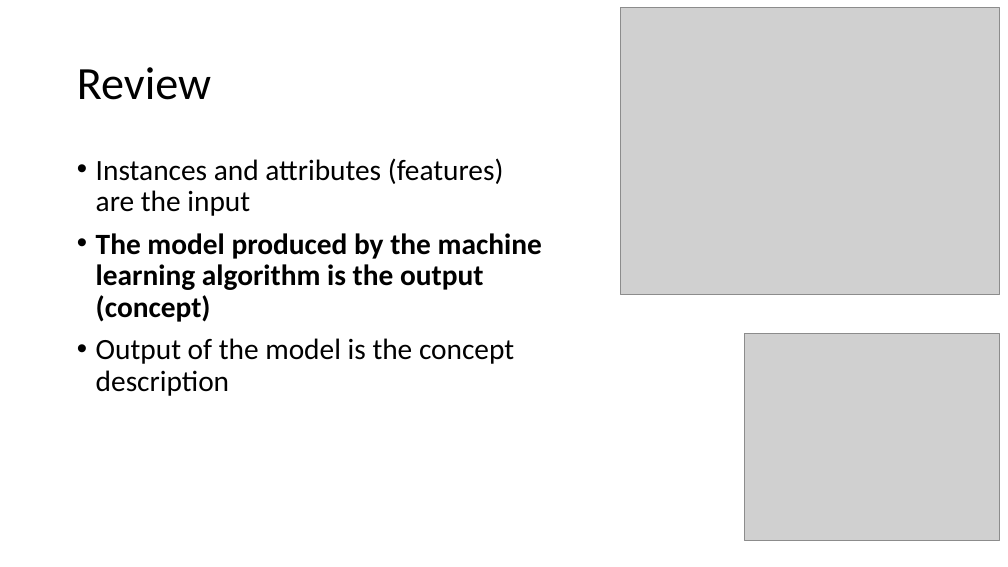
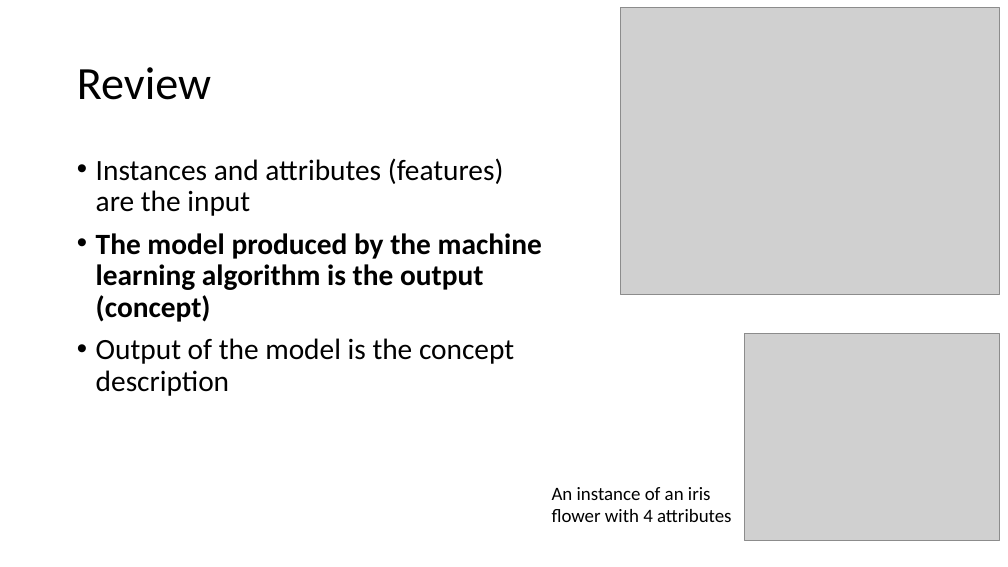
Before and after one commit to russellu/cs405, a slide deck: slide 2 of Lecture_03.pptx. Drawn at 1008x567 pixels with LibreOffice and Linux fonts; fonts in the diff are those of the drawing; grey boxes stand for pictures. Boxes give left, top, right and bottom in pixels: in the first picture for what was removed or moved away, otherwise in the second. Text is boxed around its words. In the diff, an @@ line names an element or a change of style, - is before the commit and + after.

```diff
--- a/Lecture_03.pptx
+++ b/Lecture_03.pptx
@@ text added at (552,487,731,522), 18 pt, text #000000 @@
+An instance of an iris flower with 4 attributes
```
Also in this commit, not shown: 9 other slides changed, 3 slides added, 1 slide removed, 1 other file.
